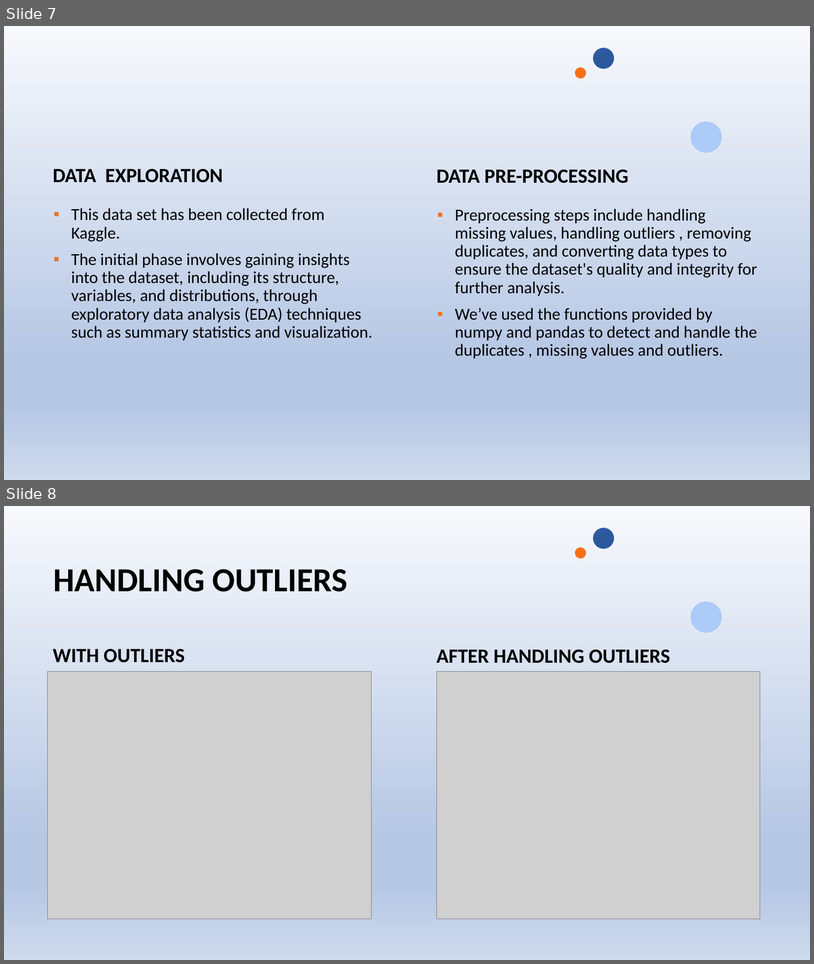
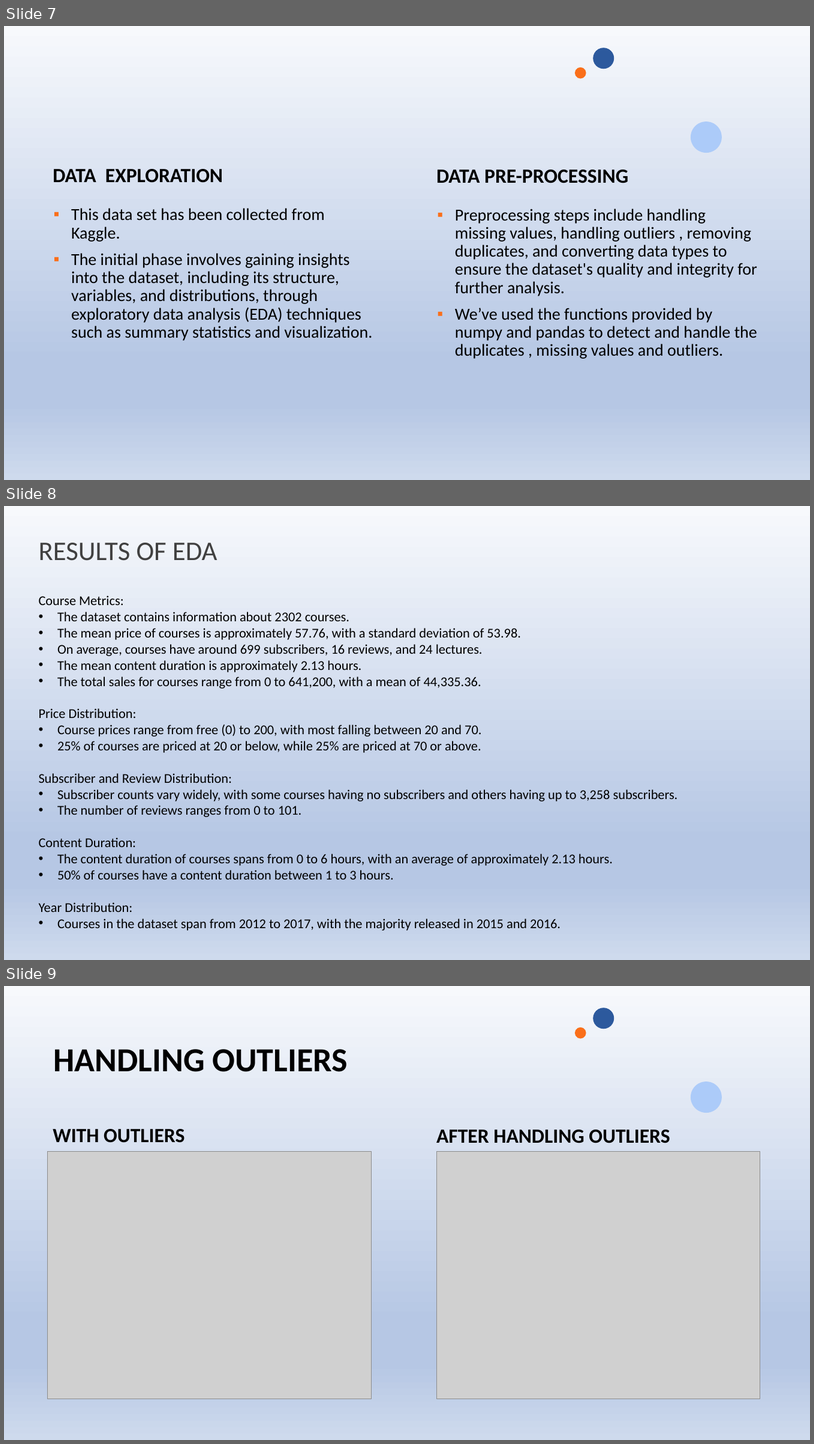
Before and after one commit to jayadir/Analysis_of_udemy_courses, a slide deck: DAVppt.pptx. Shown one above the other, each under a label of ours: slides 7 and 8 before the commit, slides 7, 8 and 9 after it. The pictures are 814x964 and 814x1444 pixels, drawn with LibreOffice and Linux fonts; fonts in the diff are those of the drawing; grey boxes stand for pictures. Boxes give left, top, right and bottom in pixels: in the first picture for what was removed or moved away, otherwise in the second. Text is boxed around its words. In the diff, an @@ line names an element or a change of style, - is before the commit and + after.

```diff
--- a/DAVppt.pptx
+++ b/DAVppt.pptx
@@ slide 8 added at [4, 506, 810, 960], background gradient #F7F9FC to #B6C7E4 to #CEDAED @@
@@ title added at [39, 543, 218, 561], 32 pt, text #404040 @@
+RESULTS OF EDA
@@ text added at [39, 595, 678, 930], 16 pt, text #000000 @@
+Course Metrics:
+• The dataset contains information about 2302 courses.
+• The mean price of courses is approximately 57.76, with a standard deviation of 53.98.
+• On average, courses have around 699 subscribers, 16 reviews, and 24 lectures.
+• The mean content duration is approximately 2.13 hours.
+• The total sales for courses range from 0 to 641,200, with a mean of 44,335.36.
+Price Distribution:
+• Course prices range from free (0) to 200, with most falling between 20 and 70.
+• 25% of courses are priced at 20 or below, while 25% are priced at 70 or above.
+Subscriber and Review Distribution:
+• Subscriber counts vary widely, with some courses having no subscribers and others having up to 3,258 subscribers.
+• The number of reviews ranges from 0 to 101.
+Content Duration:
+• The content duration of courses spans from 0 to 6 hours, with an average of approximately 2.13 hours.
+• 50% of courses have a content duration between 1 to 3 hours.
+Year Distribution:
+• Courses in the dataset span from 2012 to 2017, with the majority released in 2015 and 2016.
@@ what was slide 8 is now slide 9 @@
```
Also in this commit, not shown: 1 slide changed.
